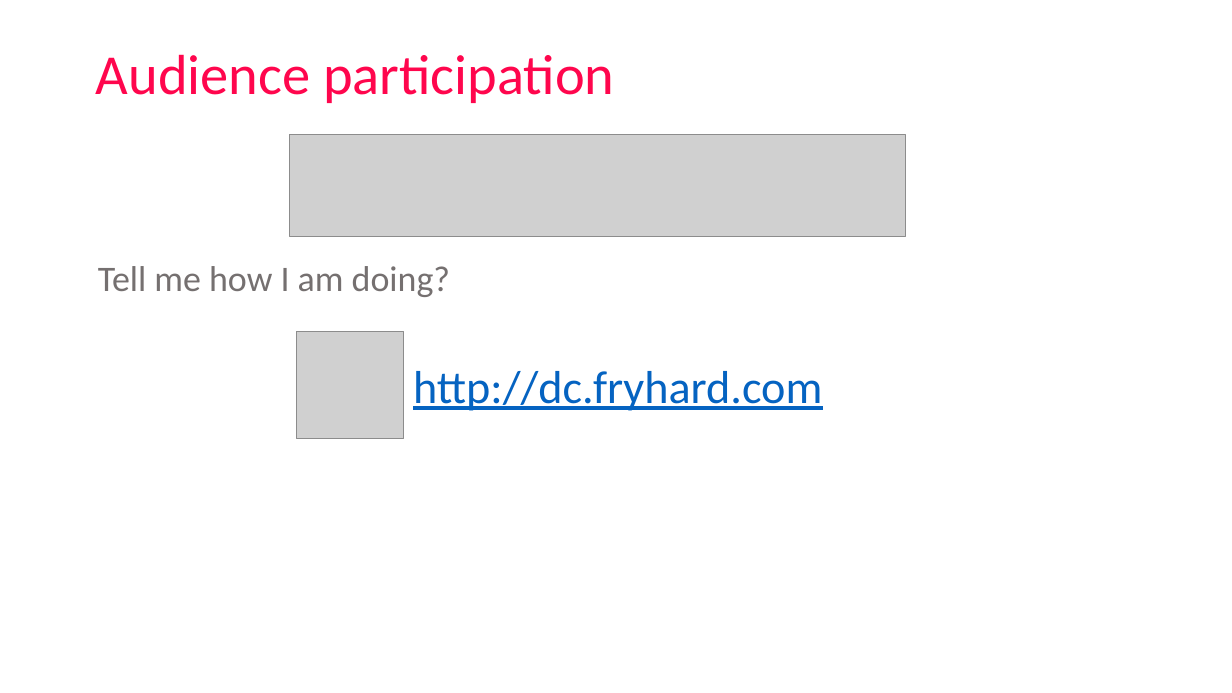
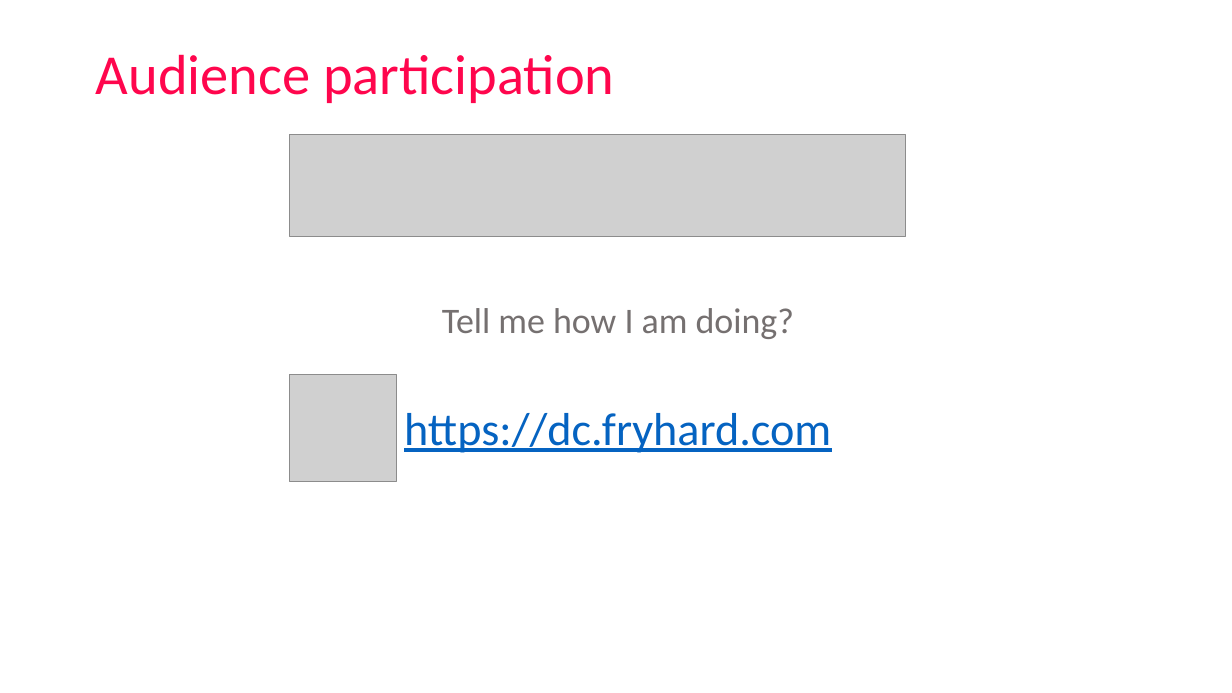
Before and after one commit to Fryhard/DevConfZA2016, a slide deck: slide 3 of docs/DevConf_BrendanFry_AYearOfRabbitMQ.pptx. Drawn at 1232x693 pixels with LibreOffice and Linux fonts; fonts in the diff are those of the drawing; grey boxes stand for pictures; background and template pictures are left out. Boxes give left, top, right and bottom in pixels: in the first picture for what was removed or moved away, otherwise in the second. Text is boxed around its words. In the diff, an @@ line names an element or a change of style, - is before the commit and + after.

```diff
--- a/docs/DevConf_BrendanFry_AYearOfRabbitMQ.pptx
+++ b/docs/DevConf_BrendanFry_AYearOfRabbitMQ.pptx
@@ text "Tell me how I am ...": place and size @@
-text "Tell me how I am ..." at [98,266,822,411]
+text "Tell me how I am ..." at [404,308,831,453]
@@ text at [442,308,794,339]: alignment left to centre @@
@@ picture: place and size @@
-picture at [297,332,404,439]
+picture at [289,374,396,482]
@@ text at [404,413,831,453]: text changed @@
-http://dc.fryhard.com
+https://dc.fryhard.com
```
Also in this commit, not shown: 3 other slides changed, 13 slides added, 2 slides removed, 6 other files.
